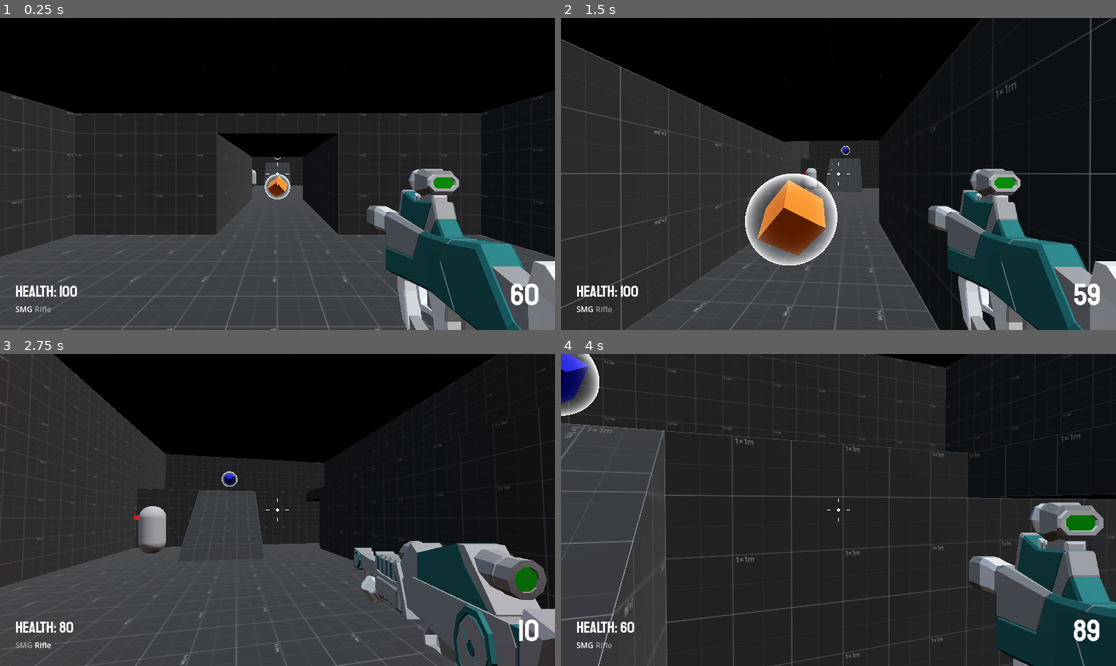
Above: before the commit, frames 1-4 (two rows, left to right).
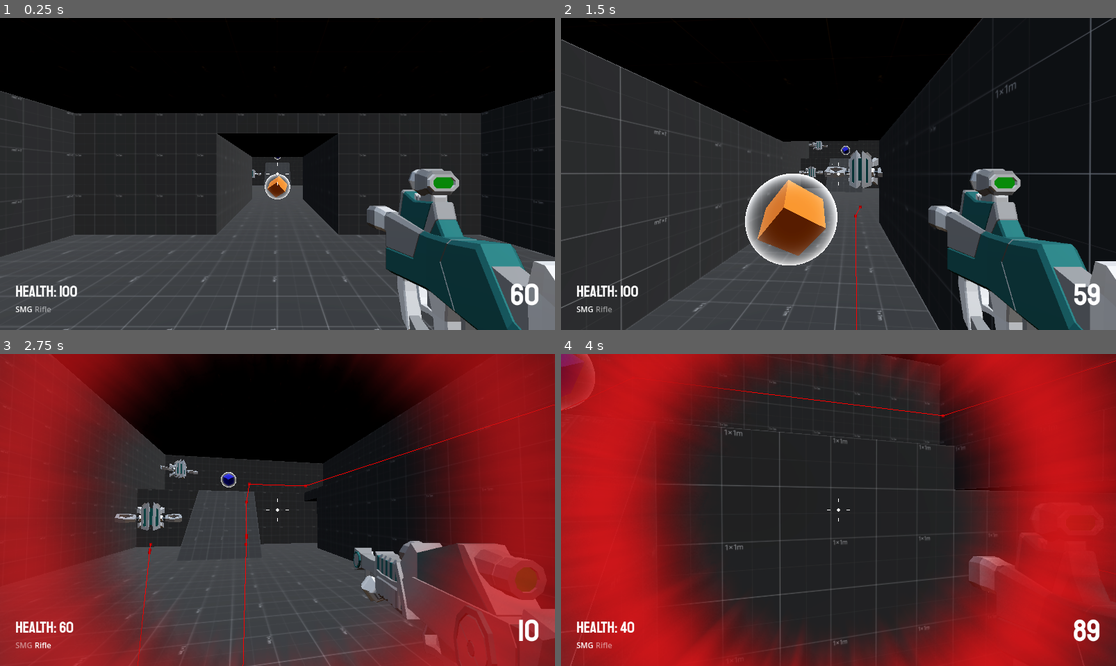
Above: after the commit, the same moments.

Repository: SugarF0x/robage-3d
Game: Godot game, scene res://Levels/main_level.tscn
Same seed, same stepped clock (60 frames per second), same inputs: the game is played once before the commit and once after it.
Inputs (mouse positions are in pixels of both pictures, inside the frame that each line leads up to):
- Up to frame 1 (0.25 s): no input
- Up to frame 2 (1.5 s): move the mouse to (866, 174) at 0.52 s; hold Right mouse button (aim) 0.53-1.28 s; hold W (move_forward) from 0.53 s (still down); tap Space (jump) at 0.77 s; move the mouse to (810, 174) at 1.27 s; click (810, 174) at 1.35 s
- Up to frame 3 (2.75 s): keep holding W (move_forward); tap Space (jump) at 1.52 s; move the mouse to (288, 503) at 2.02 s; tap Mouse wheel down (scroll_down) at 2.1 s
- Up to frame 4 (4 s): keep holding W (move_forward); move the mouse to (832, 516) at 2.77 s; tap Mouse wheel up (scroll_up) at 2.85 s; tap Space (jump) at 3.02, 3.77 s; move the mouse to (877, 513) at 3.52 s; hold Right mouse button (aim) from 3.53 s (still down)

The runs differ from the first frame. In frame 1, less than 0.1% of the frame differs, in the area x 45-48%, y 48-55%; in frame 2, 0.8%; in frame 3, 53%; in frame 4, 64%, in the area x 0-100%, y 0-100%.

Commit message:
add enemy drone model

Diff:
--- a/Enemy/enemy.gd
+++ b/Enemy/enemy.gd
@@ -16,7 +16,6 @@
 
 
 const SPEED = 5.0
-const JUMP_VELOCITY = 4.5
 
 
 var gravity: float = ProjectSettings.get_setting("physics/3d/default_gravity")
--- a/Enemy/enemy.tscn
+++ b/Enemy/enemy.tscn
@@ -1,53 +1,18 @@
-[gd_scene load_steps=9 format=3 uid="uid://8x2kpqs6jj4c"]
+[gd_scene load_steps=8 format=3 uid="uid://8x2kpqs6jj4c"]
 
 [ext_resource type="Script" path="res://Enemy/enemy.gd" id="1_6lluo"]
+[ext_resource type="PackedScene" uid="uid://d0filqlx6xo35" path="res://Enemy/Drone.glb" id="2_sv4mm"]
 
 [sub_resource type="Animation" id="Animation_yw00p"]
 resource_name = "Attack"
 length = 0.5
-tracks/0/type = "value"
+tracks/0/type = "method"
 tracks/0/imported = false
 tracks/0/enabled = true
-tracks/0/path = NodePath("Visor:position")
+tracks/0/path = NodePath(".")
 tracks/0/interp = 1
 tracks/0/loop_wrap = true
 tracks/0/keys = {
-"times": PackedFloat32Array(0, 0.2, 0.5),
-"transitions": PackedFloat32Array(-2, -2, -2),
-"update": 0,
-"values": [Vector3(0, 0.5, 0.5), Vector3(0, 0.5, 0.6), Vector3(0, 0.5, 0.5)]
-}
-tracks/1/type = "value"
-tracks/1/imported = false
-tracks/1/enabled = true
-tracks/1/path = NodePath("Visor:scale")
-tracks/1/interp = 1
-tracks/1/loop_wrap = true
-tracks/1/keys = {
-"times": PackedFloat32Array(0, 0.2, 0.5),
-"transitions": PackedFloat32Array(-2, -2, -2),
-"update": 0,
-"values": [Vector3(1, 1, 1), Vector3(1.25, 1.25, 1.25), Vector3(1, 1, 1)]
-}
-tracks/2/type = "value"
-tracks/2/imported = false
-tracks/2/enabled = true
-tracks/2/path = NodePath("Visor:material_override:albedo_color")
-tracks/2/interp = 1
-tracks/2/loop_wrap = true
-tracks/2/keys = {
-"times": PackedFloat32Array(0, 0.2, 0.5),
-"transitions": PackedFloat32Array(-2, -2, -2),
-"update": 0,
-"values": [Color(1, 0, 0, 1), Color(1, 0.878431, 0.858824, 1), Color(1, 0, 0, 1)]
-}
-tracks/3/type = "method"
-tracks/3/imported = false
-tracks/3/enabled = true
-tracks/3/path = NodePath(".")
-tracks/3/interp = 1
-tracks/3/loop_wrap = true
-tracks/3/keys = {
 "times": PackedFloat32Array(0.2),
 "transitions": PackedFloat32Array(1),
 "values": [{
@@ -55,61 +20,58 @@
 "method": &"attak"
 }]
 }
+tracks/1/type = "value"
+tracks/1/imported = false
+tracks/1/enabled = true
+tracks/1/path = NodePath("Drone2:position")
+tracks/1/interp = 1
+tracks/1/loop_wrap = true
+tracks/1/keys = {
+"times": PackedFloat32Array(0, 0.2, 0.5),
+"transitions": PackedFloat32Array(-4.28709, -2, -2),
+"update": 0,
+"values": [Vector3(0, 0.504275, 0), Vector3(0, 0.504, 0.25), Vector3(0, 0.504275, 0)]
+}
 
 [sub_resource type="Animation" id="Animation_vwnrl"]
 length = 0.001
 tracks/0/type = "value"
 tracks/0/imported = false
 tracks/0/enabled = true
-tracks/0/path = NodePath("Visor:position")
+tracks/0/path = NodePath("Drone2:position")
 tracks/0/interp = 1
 tracks/0/loop_wrap = true
 tracks/0/keys = {
 "times": PackedFloat32Array(0),
 "transitions": PackedFloat32Array(1),
 "update": 0,
-"values": [Vector3(0, 0.5, 0.5)]
+"values": [Vector3(0, 0.5, 0)]
 }
-tracks/1/type = "value"
-tracks/1/imported = false
-tracks/1/enabled = true
-tracks/1/path = NodePath("Visor:scale")
-tracks/1/interp = 1
-tracks/1/loop_wrap = true
-tracks/1/keys = {
-"times": PackedFloat32Array(0),
-"transitions": PackedFloat32Array(1),
+
+[sub_resource type="Animation" id="Animation_edtew"]
+resource_name = "idle"
+loop_mode = 1
+tracks/0/type = "value"
+tracks/0/imported = false
+tracks/0/enabled = true
+tracks/0/path = NodePath("Drone2:position")
+tracks/0/interp = 1
+tracks/0/loop_wrap = true
+tracks/0/keys = {
+"times": PackedFloat32Array(0, 0.5, 1),
+"transitions": PackedFloat32Array(-2, -2, -2),
 "update": 0,
-"values": [Vector3(1, 1, 1)]
-}
-tracks/2/type = "value"
-tracks/2/imported = false
-tracks/2/enabled = true
-tracks/2/path = NodePath("Visor:material_override:albedo_color")
-tracks/2/interp = 1
-tracks/2/loop_wrap = true
-tracks/2/keys = {
-"times": PackedFloat32Array(0),
-"transitions": PackedFloat32Array(1),
-"update": 0,
-"values": [Color(1, 0, 0, 1)]
+"values": [Vector3(0, 0.5, 0), Vector3(0, 0.6, 0), Vector3(0, 0.5, 0)]
 }
 
 [sub_resource type="AnimationLibrary" id="AnimationLibrary_54dfo"]
 _data = {
 "Attack": SubResource("Animation_yw00p"),
-"RESET": SubResource("Animation_vwnrl")
+"RESET": SubResource("Animation_vwnrl"),
+"idle": SubResource("Animation_edtew")
 }
 
-[sub_resource type="CapsuleMesh" id="CapsuleMesh_x83td"]
-
 [sub_resource type="CapsuleShape3D" id="CapsuleShape3D_bmf65"]
-
-[sub_resource type="StandardMaterial3D" id="StandardMaterial3D_byuyc"]
-albedo_color = Color(1, 0, 0, 1)
-
-[sub_resource type="BoxMesh" id="BoxMesh_1v4iy"]
-size = Vector3(0.5, 0.2, 0.2)
 
 [node name="Enemy" type="CharacterBody3D"]
 script = ExtResource("1_6lluo")
@@ -118,9 +80,7 @@
 libraries = {
 "": SubResource("AnimationLibrary_54dfo")
 }
-
-[node name="MeshInstance3D" type="MeshInstance3D" parent="."]
-mesh = SubResource("CapsuleMesh_x83td")
+autoplay = "idle"
 
 [node name="CollisionShape3D" type="CollisionShape3D" parent="."]
 shape = SubResource("CapsuleShape3D_bmf65")
@@ -128,7 +88,5 @@
 [node name="NavigationAgent3D" type="NavigationAgent3D" parent="."]
 debug_enabled = true
 
-[node name="Visor" type="MeshInstance3D" parent="."]
-transform = Transform3D(1, 0, 0, 0, 1, 0, 0, 0, 1, 0, 0.5, 0.5)
-material_override = SubResource("StandardMaterial3D_byuyc")
-mesh = SubResource("BoxMesh_1v4iy")
+[node name="Drone2" parent="." instance=ExtResource("2_sv4mm")]
+transform = Transform3D(1, 0, 0, 0, 1, 0, 0, 0, 1, 0, 0.5, 0)
--- a/Levels/main_level.tscn
+++ b/Levels/main_level.tscn
@@ -45,51 +45,42 @@
 
 [node name="Enemy" parent="Enemies" instance=ExtResource("3_etfb8")]
 transform = Transform3D(1, 0, 0, 0, 1, 0, 0, 0, 1, -21, 1, 11)
-aggro_range = 6.0
 
 [node name="Enemy2" parent="Enemies" instance=ExtResource("3_etfb8")]
-transform = Transform3D(1, 0, 0, 0, 1, 0, 0, 0, 1, -32, 1, 17)
-aggro_range = 6.0
+transform = Transform3D(-0.258819, 0, 0.965926, 0, 1, 0, -0.965926, 0, -0.258819, -32, 1, 17)
+
+[node name="Enemy13" parent="Enemies" instance=ExtResource("3_etfb8")]
+transform = Transform3D(-0.5, 0, 0.866025, 0, 1, 0, -0.866025, 0, -0.5, -36, 4, 17)
 
 [node name="Enemy3" parent="Enemies" instance=ExtResource("3_etfb8")]
-transform = Transform3D(1, 0, 0, 0, 1, 0, 0, 0, 1, -37, 1, 2)
-aggro_range = 6.0
+transform = Transform3D(-4.37114e-08, 0, 1, 0, 1, 0, -1, 0, -4.37114e-08, -37, 1, 2)
 
 [node name="Enemy4" parent="Enemies" instance=ExtResource("3_etfb8")]
-transform = Transform3D(1, 0, 0, 0, 1, 0, 0, 0, 1, -30, 4, 2)
-aggro_range = 6.0
+transform = Transform3D(-0.965926, 0, -0.258819, 0, 1, 0, 0.258819, 0, -0.965926, -30, 4, 2)
 
 [node name="Enemy12" parent="Enemies" instance=ExtResource("3_etfb8")]
 transform = Transform3D(1, 0, 0, 0, 1, 0, 0, 0, 1, -18, 4, 2)
-aggro_range = 6.0
 
 [node name="Enemy5" parent="Enemies" instance=ExtResource("3_etfb8")]
-transform = Transform3D(1, 0, 0, 0, 1, 0, 0, 0, 1, -21, 4, -12)
-aggro_range = 6.0
+transform = Transform3D(0.866025, 0, 0.5, 0, 1, 0, -0.5, 0, 0.866025, -21, 4, -11)
 
 [node name="Enemy6" parent="Enemies" instance=ExtResource("3_etfb8")]
-transform = Transform3D(1, 0, 0, 0, 1, 0, 0, 0, 1, -1, 4, 2)
-aggro_range = 6.0
+transform = Transform3D(-0.5, 0, -0.866025, 0, 1, 0, 0.866025, 0, -0.5, -1, 4, 2)
 
 [node name="Enemy7" parent="Enemies" instance=ExtResource("3_etfb8")]
-transform = Transform3D(1, 0, 0, 0, 1, 0, 0, 0, 1, 13, 4, -9)
-aggro_range = 6.0
+transform = Transform3D(0.707107, 0, -0.707107, 0, 1, 0, 0.707107, 0, 0.707107, 13, 4, -9)
 
 [node name="Enemy8" parent="Enemies" instance=ExtResource("3_etfb8")]
-transform = Transform3D(1, 0, 0, 0, 1, 0, 0, 0, 1, 14, 1, 14)
-aggro_range = 6.0
+transform = Transform3D(-1, 0, -8.74228e-08, 0, 1, 0, 8.74228e-08, 0, -1, 8, 1, 14)
 
 [node name="Enemy9" parent="Enemies" instance=ExtResource("3_etfb8")]
-transform = Transform3D(1, 0, 0, 0, 1, 0, 0, 0, 1, 8, 1, 14)
-aggro_range = 6.0
+transform = Transform3D(-1, 0, -8.74228e-08, 0, 1, 0, 8.74228e-08, 0, -1, 14, 1, 14)
 
 [node name="Enemy10" parent="Enemies" instance=ExtResource("3_etfb8")]
-transform = Transform3D(1, 0, 0, 0, 1, 0, 0, 0, 1, 10, 1, 14)
-aggro_range = 6.0
+transform = Transform3D(-1, 0, -8.74228e-08, 0, 1, 0, 8.74228e-08, 0, -1, 12, 1, 14)
 
 [node name="Enemy11" parent="Enemies" instance=ExtResource("3_etfb8")]
-transform = Transform3D(1, 0, 0, 0, 1, 0, 0, 0, 1, 12, 1, 14)
-aggro_range = 6.0
+transform = Transform3D(-1, 0, -8.74228e-08, 0, 1, 0, 8.74228e-08, 0, -1, 10, 1, 14)
 
 [node name="PickUps" type="Node3D" parent="."]
 
Binary file added: Enemy/Drone.glb
Not shown, added: Enemy/Drone.glb.import
Binary file added: Enemy/Drone_Palette-Colour-Base.png
Not shown, added: Enemy/Drone_Palette-Colour-Base.png.import
Binary file added: Enemy/Drone_Palette-roughness.png
Not shown, added: Enemy/Drone_Palette-roughness.png.import
